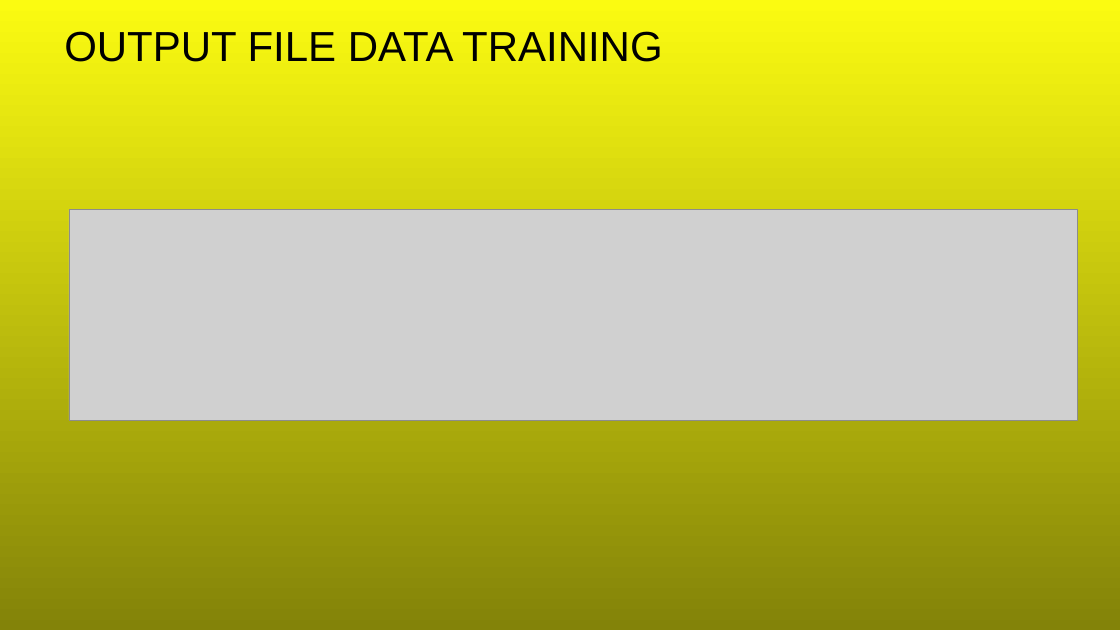
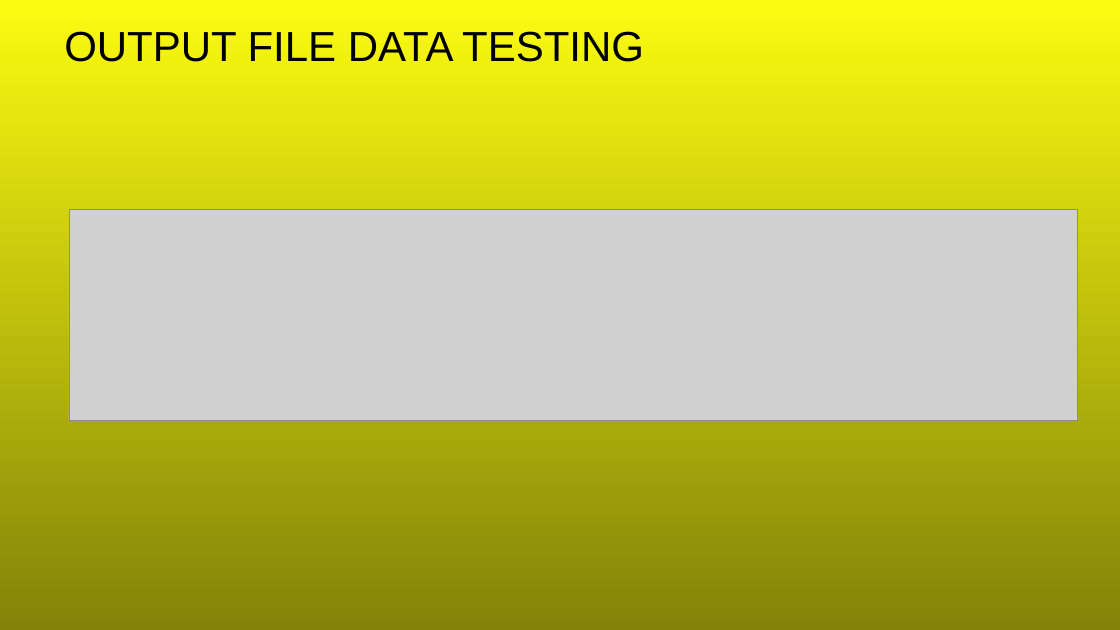
Before and after one commit to rifai716/Text-Mining-and-Classification, a slide deck: slide 13 of 2020191009_Ahmad Rifa'i_Text Mining Berita.pptx. Drawn at 1120x630 pixels with LibreOffice and Linux fonts; fonts in the diff are those of the drawing; grey boxes stand for pictures; background and template pictures are left out. Boxes give left, top, right and bottom in pixels: in the first picture for what was removed or moved away, otherwise in the second. Text is boxed around its words. In the diff, an @@ line names an element or a change of style, - is before the commit and + after.

```diff
--- a/2020191009_Ahmad Rifa'i_Text Mining Berita.pptx
+++ b/2020191009_Ahmad Rifa'i_Text Mining Berita.pptx
@@ title at <box>64,31,644,62</box>: text changed @@
-OUTPUT FILE DATA TRAINING
+OUTPUT FILE DATA TESTING
```
Also in this commit, not shown: 8 other files.
